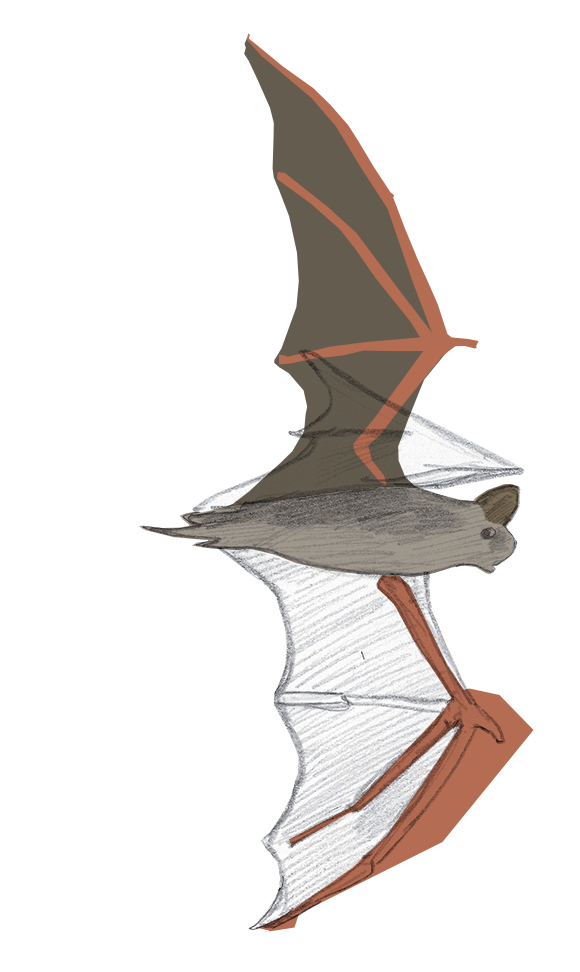
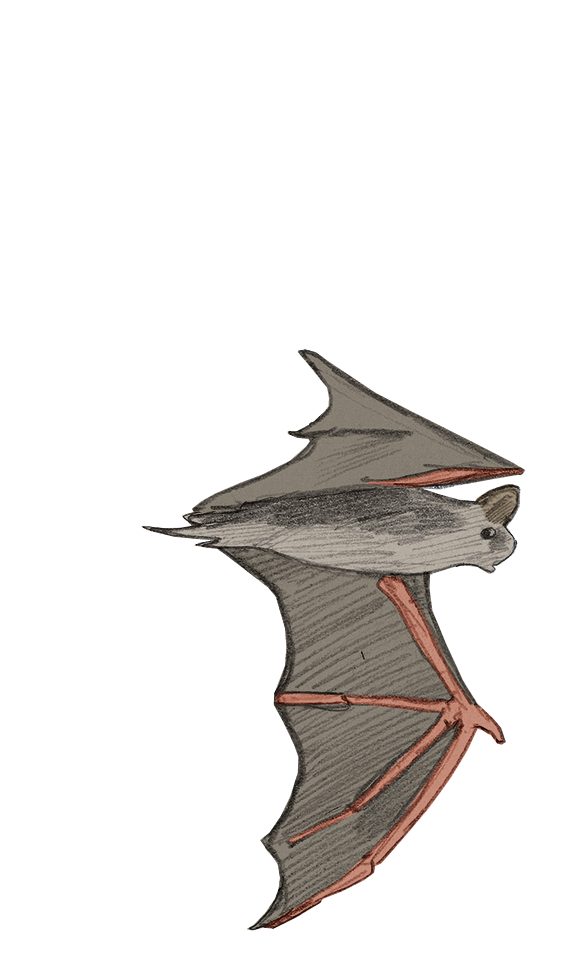
Two versions of the same layered image (580x972). Layer-by-layer changes:
added layer "Layer 1 copy" (multiply, 75%) above "Layer 1" over (141, 349, 526, 931)
"Layer 1": opacity 100% → 50%, blend multiply → color, painted on it over (139, 33, 534, 932)
added layer "Layer 0 copy" (multiply) above "Layer 0" over (141, 349, 526, 931)
